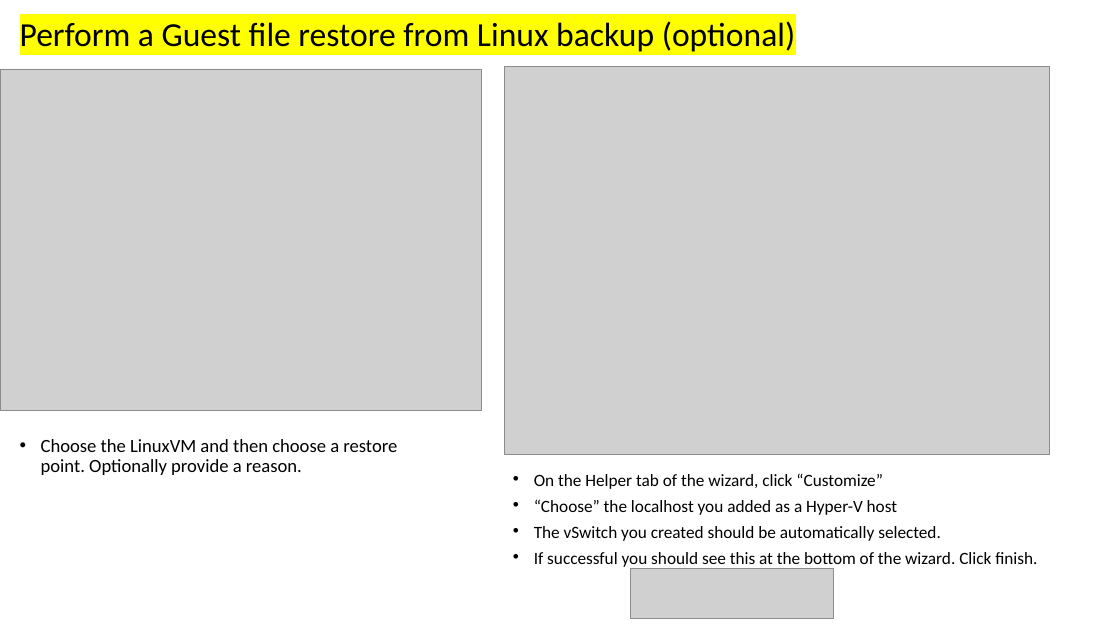
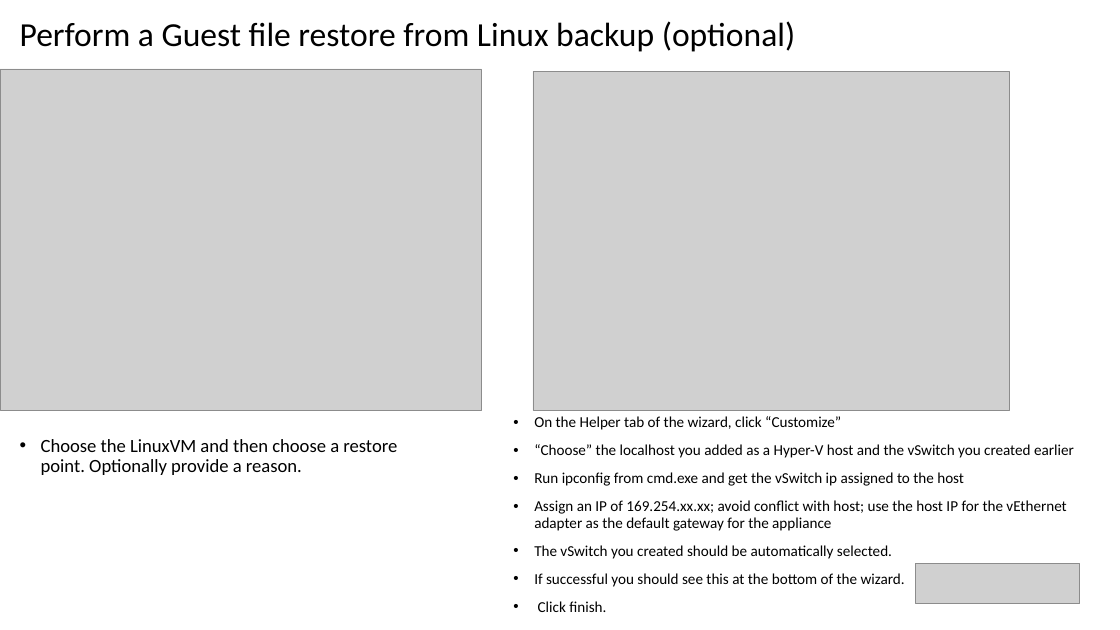
Before and after one commit to dkirby-ms/VeeamOnAzureLab, a slide deck: slide 19 of Veeam Lab Guide.pptx (slide 20 before the commit). Drawn at 1120x630 pixels with LibreOffice and Linux fonts; fonts in the diff are those of the drawing; grey boxes stand for pictures. Boxes give left, top, right and bottom in pixels: in the first picture for what was removed or moved away, otherwise in the second. Text is boxed around its words. In the diff, an @@ line names an element or a change of style, - is before the commit and + after.

```diff
--- a/Veeam Lab Guide.pptx
+++ b/Veeam Lab Guide.pptx
@@ title "Perform a Guest file restore ..." at (20,21,795,52): highlight #FFFF00 to none @@
@@ picture: place and size @@
-picture at (504,66,1050,455)
+picture at (533,71,1009,411)
@@ text "On the Helper tab of ...": place and size @@
-text "On the Helper tab of ..." at (534,473,1037,569)
+text "On the Helper tab of ..." at (534,416,1074,612)
@@ text at (534,416,892,559): size 14.8 to 12.9 pt in "On the Helper tab of the wizard, ...", "The vSwitch you created should be automatically ..."; line spacing 0.7 to 0.9 @@
@@ text at (534,444,1074,531): text changed; size 14.8 to 12.9 pt @@
-• “Choose” the localhost you added as a Hyper-V host
+• “Choose” the localhost you added as a Hyper-V host and the vSwitch you created earlier
+• Run ipconfig from cmd.exe and get the vSwitch ip assigned to the host
+• Assign an IP of 169.254.xx.xx; avoid conflict with host; use the host IP for the vEthernet adapter as the default gateway for the appliance
@@ picture: place and size @@
-picture at (631,568,833,618)
+picture at (916,564,1080,604)
@@ text at (534,573,905,612): text changed; size 14.8 to 12.9 pt @@
-• If successful you should see this at the bottom of the wizard. Click finish.
+• If successful you should see this at the bottom of the wizard.
+• Click finish.
```
Also in this commit, not shown: 4 other slides changed, 2 slides added, 1 slide removed.
